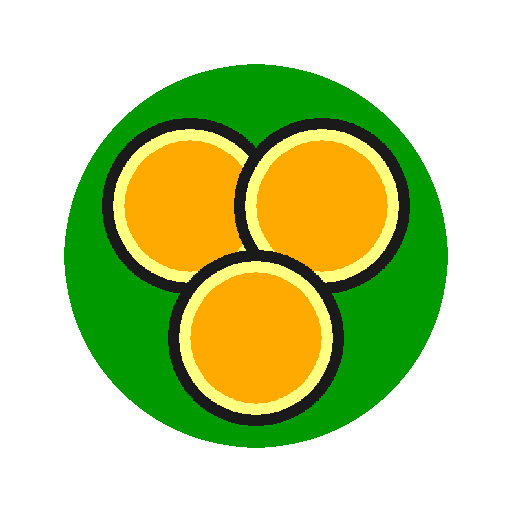
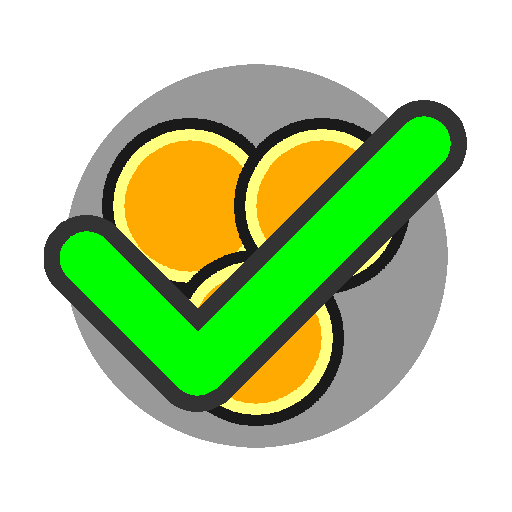
Layers edited between the first and the second (512, 512) image:
added layer "RIGID_APPLY_TRANS.png" above "Eingefügte Ebene" over box(44, 100, 467, 412)
added layer "Ebene-Kopie #1" above "Ebene" over box(44, 64, 467, 448)
